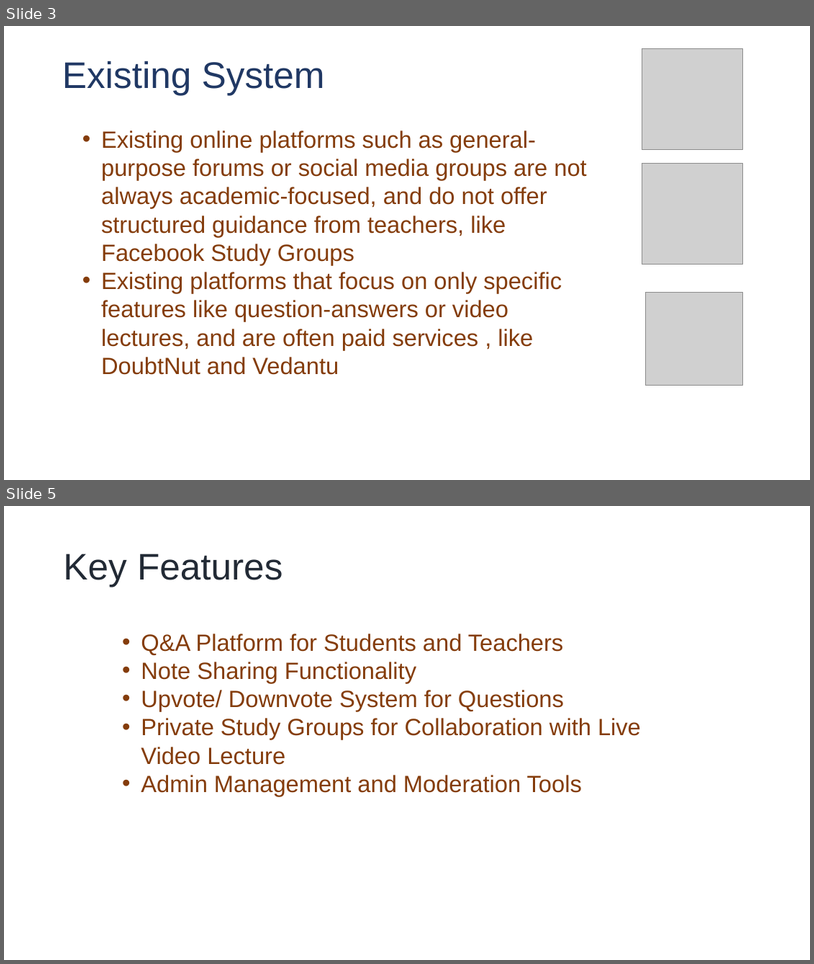
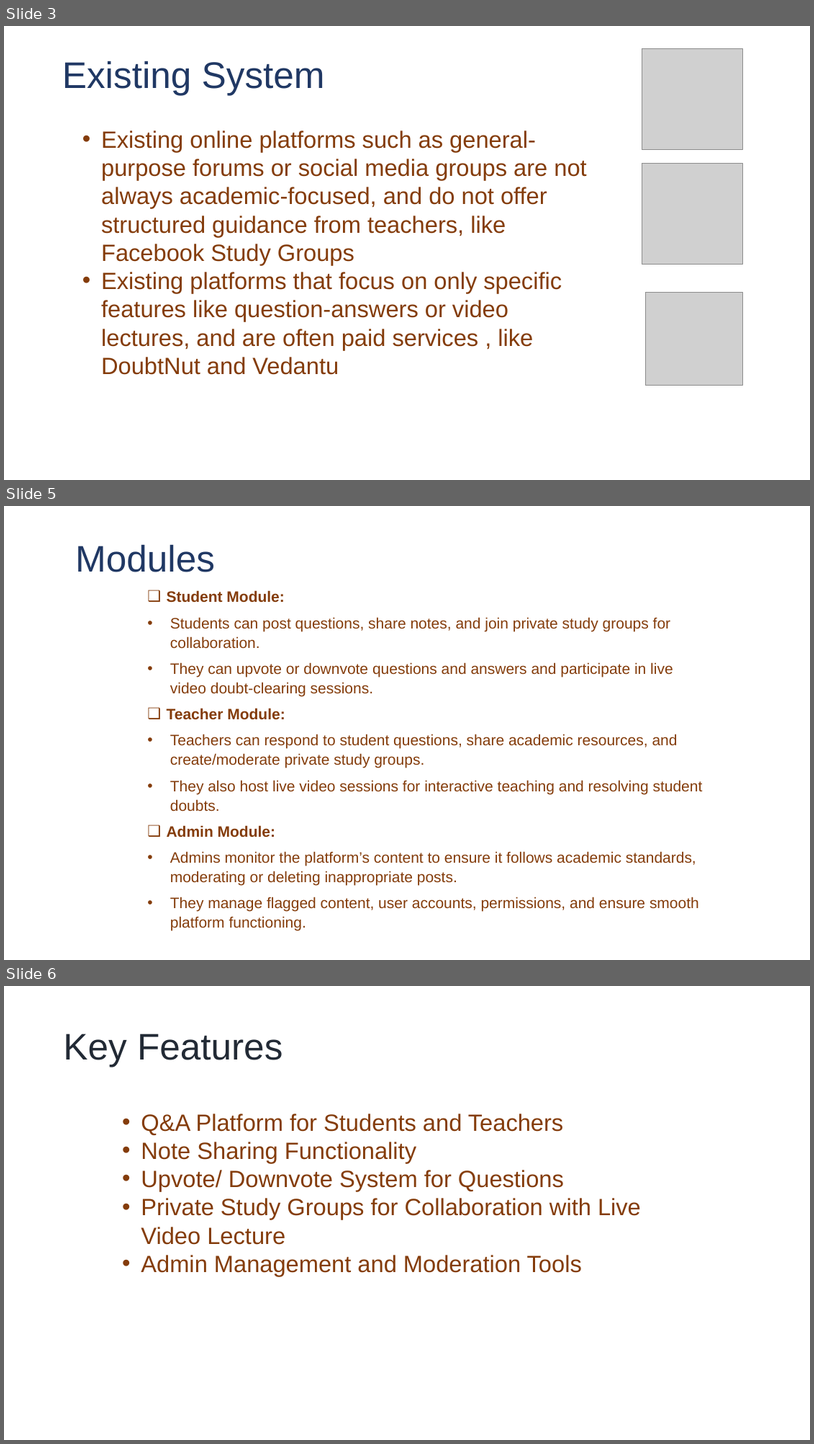
Before and after one commit to Samy2206/DoubtMate, a slide deck: DoubtMate Docs/DM_PPT.pptx. Shown one above the other, each under a label of ours: slides 3 and 5 before the commit, slides 3, 5 and 6 after it; the slides between them are not shown. The pictures are 814x964 and 814x1444 pixels, drawn with LibreOffice and Linux fonts; fonts in the diff are those of the drawing; grey boxes stand for pictures; background and template pictures are left out. Boxes give left, top, right and bottom in pixels: in the first picture for what was removed or moved away, otherwise in the second. Text is boxed around its words. In the diff, an @@ line names an element or a change of style, - is before the commit and + after.

```diff
--- a/DoubtMate Docs/DM_PPT.pptx
+++ b/DoubtMate Docs/DM_PPT.pptx
@@ slide 5 added at (4, 506, 810, 960), background picture (left out) @@
@@ text added at (75, 544, 215, 572), 44 pt, text #203864 @@
+Modules
@@ text added at (167, 590, 703, 931), 18 pt, text #843C0B @@
+❑ Student Module:
+• Students can post questions, share notes, and join private study groups for collaboration.
+• They can upvote or downvote questions and answers and participate in live video doubt-clearing sessions.
+❑ Teacher Module:
+• Teachers can respond to student questions, share academic resources, and create/moderate private study groups.
+• They also host live video sessions for interactive teaching and resolving student doubts.
+❑ Admin Module:
+• Admins monitor the platform’s content to ensure it follows academic standards, moderating or deleting inappropriate posts.
+• They manage flagged content, user accounts, permissions, and ensure smooth platform functioning.
@@ what was slide 5 is now slide 6 @@
```
Also in this commit, not shown: 1 slide changed, 1 other file.
